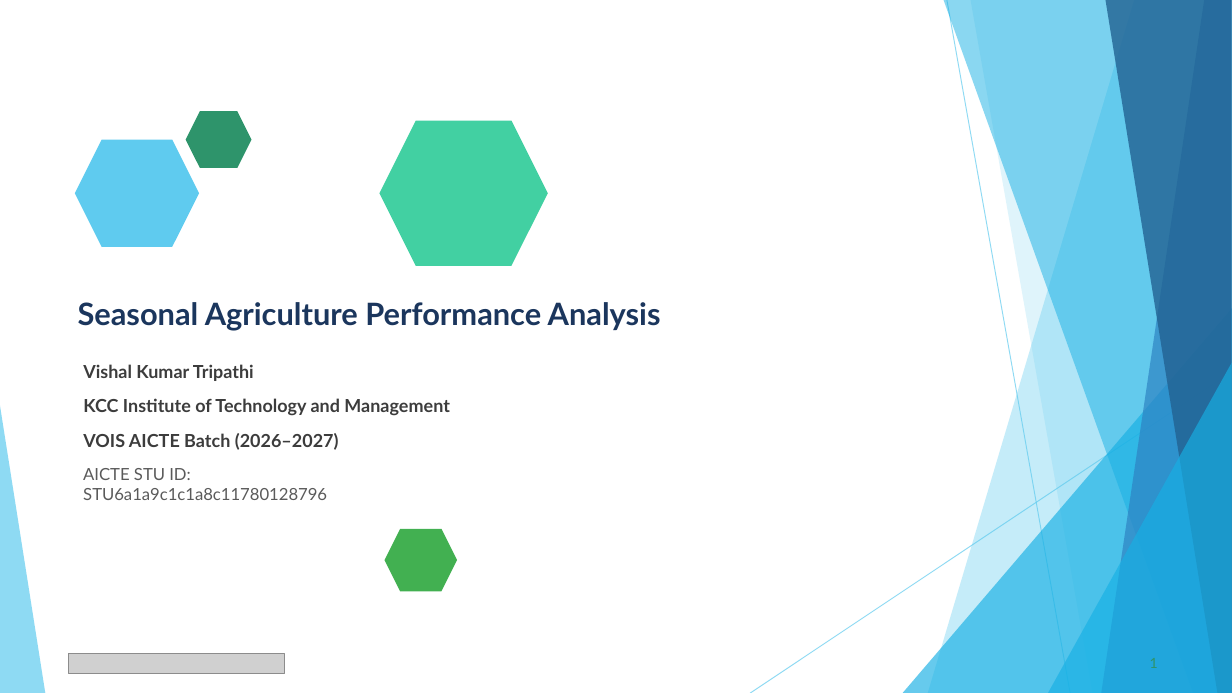
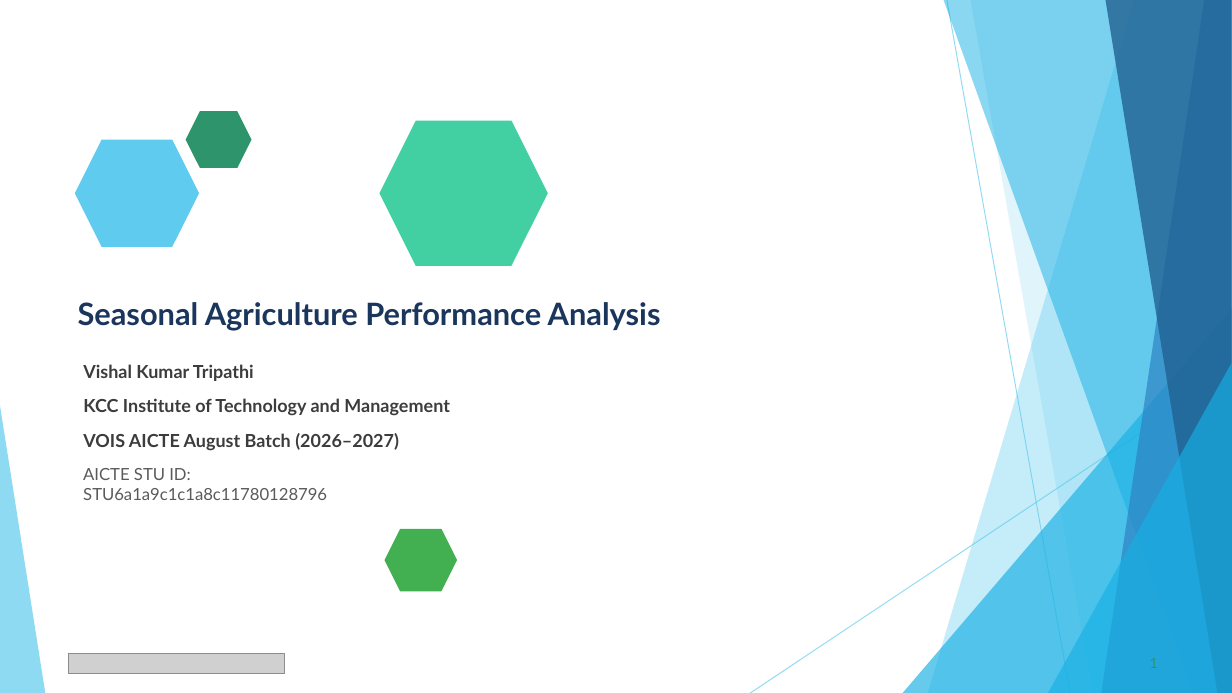
Before and after one commit to ImperialCoder01/Seasonal_Agriculture_Performance_Analysis, a slide deck: slide 1 of Vishal Kumar Tripathi_VOIS_Major_Project_PPT_Submission.pptx. Drawn at 1232x693 pixels with LibreOffice and Linux fonts; fonts in the diff are those of the drawing; grey boxes stand for pictures. Boxes give left, top, right and bottom in pixels: in the first picture for what was removed or moved away, otherwise in the second. Text is boxed around its words. In the diff, an @@ line names an element or a change of style, - is before the commit and + after.

```diff
--- a/Vishal Kumar Tripathi_VOIS_Major_Project_PPT_Submission.pptx
+++ b/Vishal Kumar Tripathi_VOIS_Major_Project_PPT_Submission.pptx
@@ text at [83, 433, 399, 451]: text changed @@
-VOIS AICTE Batch (2026–2027)
+VOIS AICTE August Batch (2026–2027)
```
Also in this commit, not shown: 3 other slides changed.
